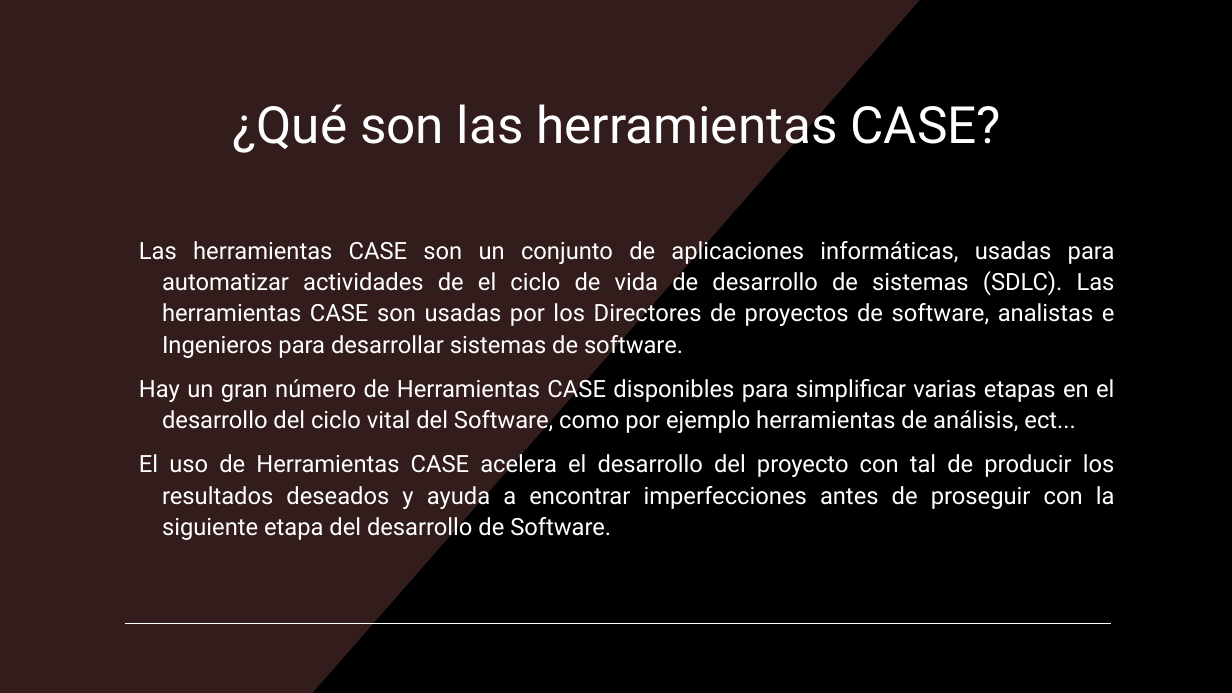
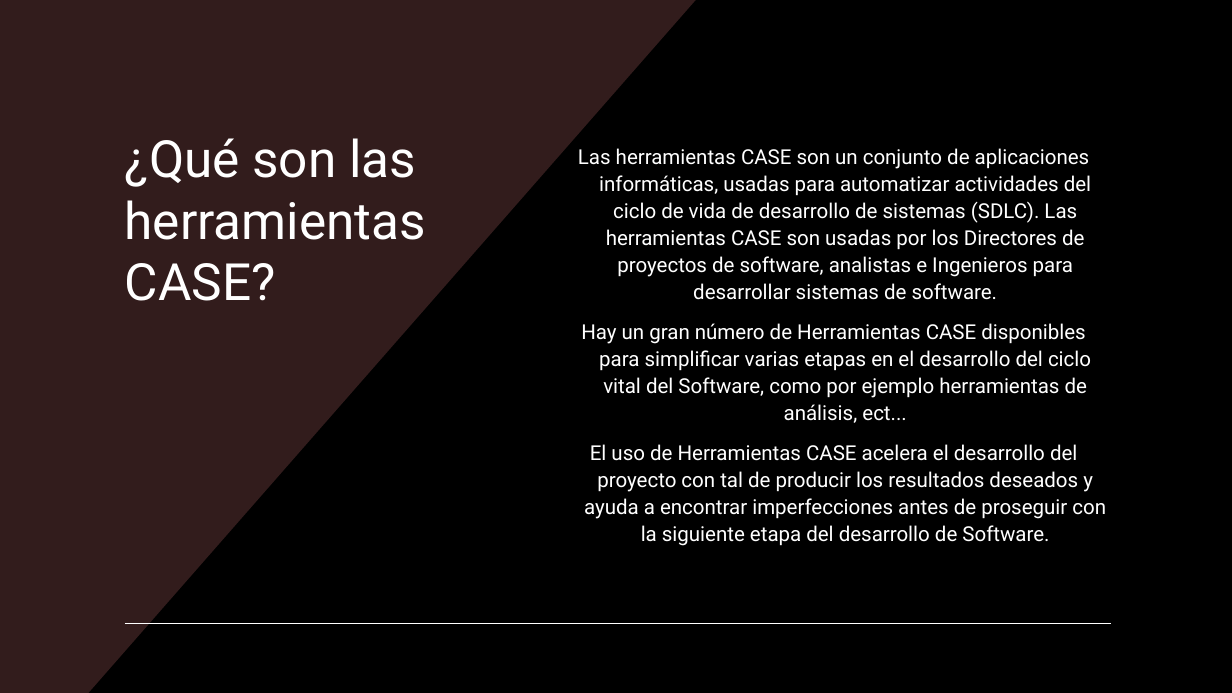
Before and after one commit to DAWEQUIPO5ENTORNOS/EQUIPO5_DAW_ENTORNOS, a slide deck: slide 2 of case.pptx. Drawn at 1232x693 pixels with LibreOffice and Linux fonts; fonts in the diff are those of the drawing. Boxes give left, top, right and bottom in pixels: in the first picture for what was removed or moved away, otherwise in the second. Text is boxed around its words. In the diff, an @@ line names an element or a change of style, - is before the commit and + after.

```diff
--- a/case.pptx
+++ b/case.pptx
@@ freeform shape at (x1=0, y1=0, x2=696, y2=693): rotation 0 to 180 degrees; outline redrawn @@
@@ title "¿Qué son las herramientas CASE?" moved from (x1=232, y1=96, x2=1001, y2=156) to (x1=125, y1=138, x2=426, y2=301) @@
@@ title "¿Qué son las herramientas CASE?" at (x1=125, y1=138, x2=426, y2=301): alignment centre to left @@
@@ text "Las herramientas CASE son un ..." moved from (x1=139, y1=237, x2=1115, y2=541) to (x1=578, y1=148, x2=1106, y2=546) @@
@@ text at (x1=578, y1=148, x2=1091, y2=300): text changed; size 18.5 to 16 pt @@
-Las herramientas CASE son un conjunto de aplicaciones informáticas, usadas para automatizar actividades de el ciclo de vida de desarrollo de sistemas (SDLC). Las herramientas CASE son usadas por los Directores de proyectos de software, analistas e Ingenieros para desarrollar sistemas de software.
+Las herramientas CASE son un conjunto de aplicaciones informáticas, usadas para automatizar actividades del ciclo de vida de desarrollo de sistemas (SDLC). Las herramientas CASE son usadas por los Directores de proyectos de software, analistas e Ingenieros para desarrollar sistemas de software.
@@ text at (x1=581, y1=323, x2=1106, y2=546): size 18.5 to 16 pt in "Hay un gran número de Herramientas CASE ...", "El uso de Herramientas CASE acelera el ..."; alignment justified to centre @@
```
Also in this commit, not shown: 6 other slides changed, 2 slides added, 1 slide removed, 3 other files.
